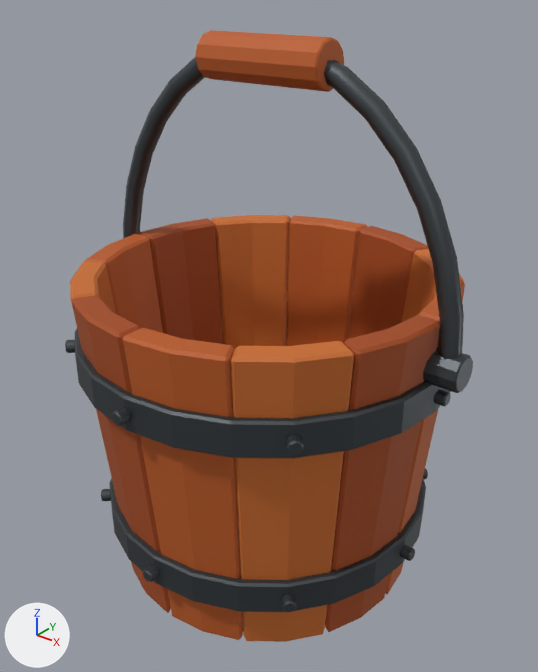
The Blender file src/game/models/castle/props/wooden-water-bucket.blend, before and after one commit.
Both versions are drawn from a camera (50 mm lens) standing at (0.306, -0.381, 0.42) and looking at (0.003, -0.002, 0.186). The axes (+X, +Y, +Z) are drawn at lower left. The lights are the same throughout. The picture after the commit comes second.

The first picture shows 'Curved iron bail', 'Forged retaining hoop', 'Forged retaining hoop.001', 'Water bucket stave 01', 'Water bucket stave 02', 'Water bucket stave 03', 'Water bucket stave 04', 'Water bucket stave 05', 'Water bucket stave 06', 'Water bucket stave 07', 'Water bucket stave 08', 'Water bucket stave 09', 'Water bucket stave 10', 'Water bucket stave 11', 'Water bucket stave 12', 'Wooden bail grip' and 9 more.
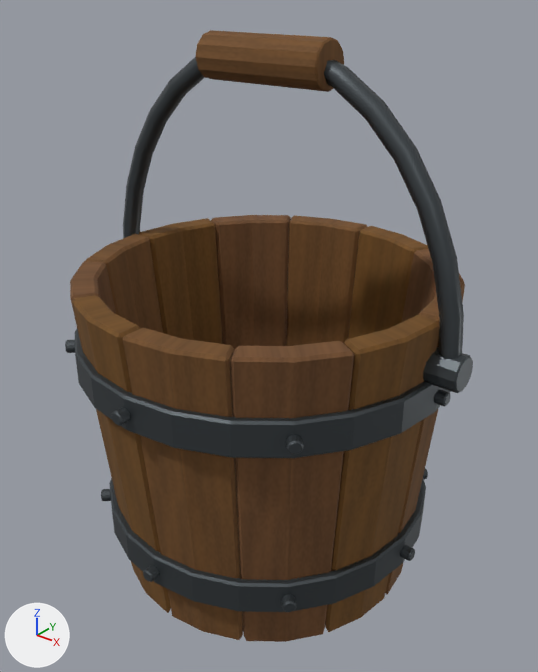
Changed parts and their boxes [x1, y1, x2, y2] in the pictures (538 x 672 px):
'Water bucket stave 11', surface changed (orange to brown)
    both: [231, 341, 354, 642]
'Water bucket stave 10', surface changed (orange to brown)
    both: [123, 328, 243, 640]
'Water bucket stave 12', surface changed
    both: [325, 315, 440, 632]
'Water bucket stave 05', surface changed (orange to brown)
    both: [211, 215, 291, 351]
'Water bucket stave 04', surface changed (orange to brown)
    both: [286, 215, 367, 346]
'Water bucket stave 09', surface changed
    both: [72, 295, 171, 613]
'Water bucket stave 06', surface changed
    both: [138, 218, 223, 344]
'Wooden bail grip', surface changed (orange to brown)
    both: [196, 30, 344, 92]
'Water bucket stave 03', surface changed
    both: [348, 226, 428, 339]
'Water bucket stave 07', surface changed (orange to brown)
    both: [85, 234, 163, 333]
'Water bucket stave 01', surface changed
    both: [385, 282, 465, 595]
'Water bucket stave 02', surface changed (orange to brown)
    both: [401, 249, 464, 323]
'Water bucket stave 08', surface changed
    both: [70, 261, 132, 564]

Edits to the bpy script that builds the scene:
```text
Add img_dry_timber_grain:
    img_dry_timber_grain = load_image('Dry timber grain', '_unpacked/Dry_timber_grain', 256, 512, 'sRGB')
Change mat_warm_game_oak_003:
    remove # nodes: BsdfPrincipled, OutputMaterial
    remove # colours: orange #bc5b21
    nodes: BsdfPrincipled, MixRGB, OutputMaterial, TexImage, UVMap
    colours: pale yellow #ffffdc
    uses the picture img_dry_timber_grain
Change mat_honey_oak_stave_003:
    remove # nodes: BsdfPrincipled, OutputMaterial
    remove # colours: orange #cb6e2c
    nodes: BsdfPrincipled, MixRGB, OutputMaterial, TexImage, UVMap
    colours: white #ffffff
    uses the picture img_dry_timber_grain
Change mat_burnt_oak_stave_003:
    remove # nodes: BsdfPrincipled, OutputMaterial
    remove # colours: brown #a64b18
    nodes: BsdfPrincipled, MixRGB, OutputMaterial, TexImage, UVMap
    colours: beige #ffffaf
    uses the picture img_dry_timber_grain
```
